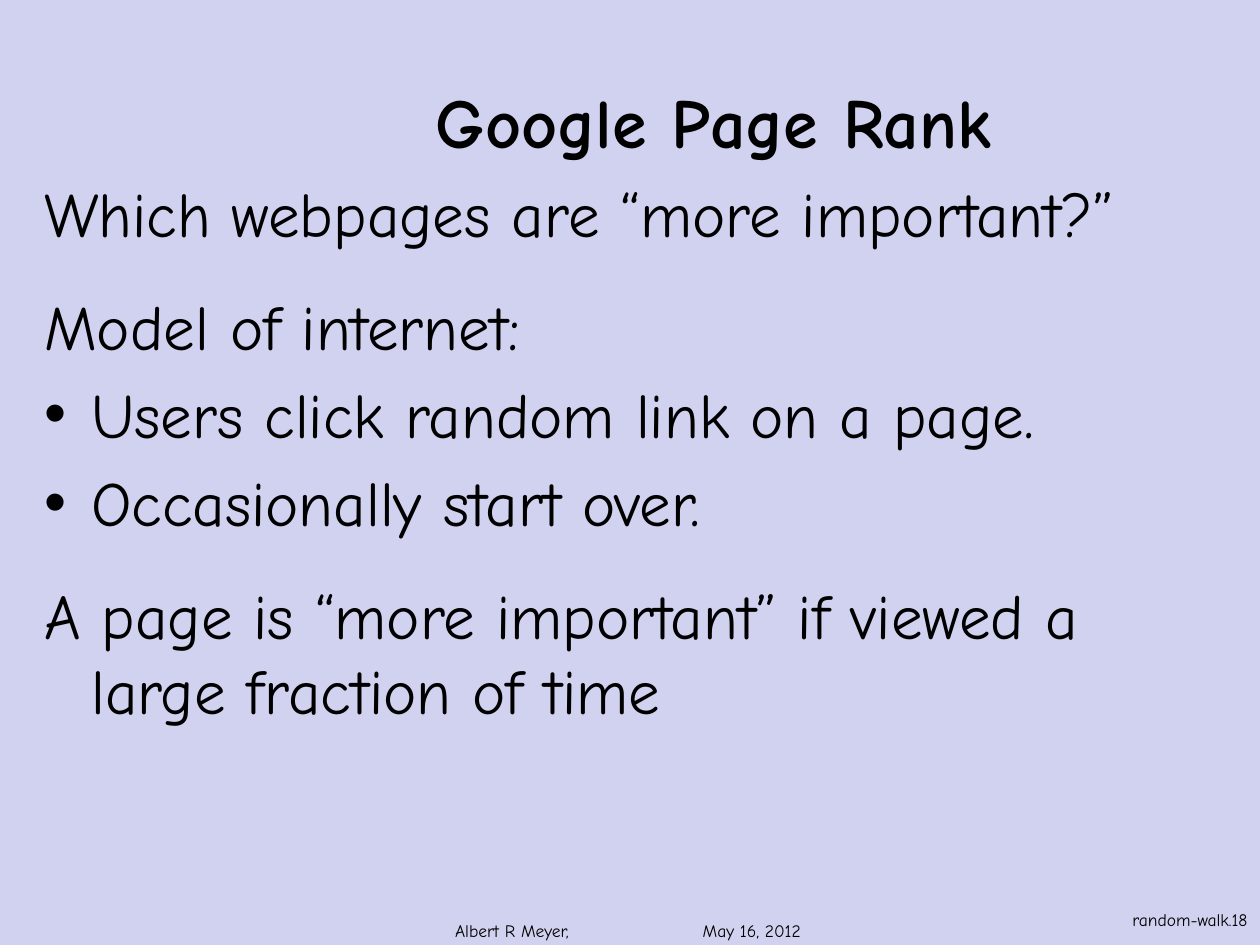
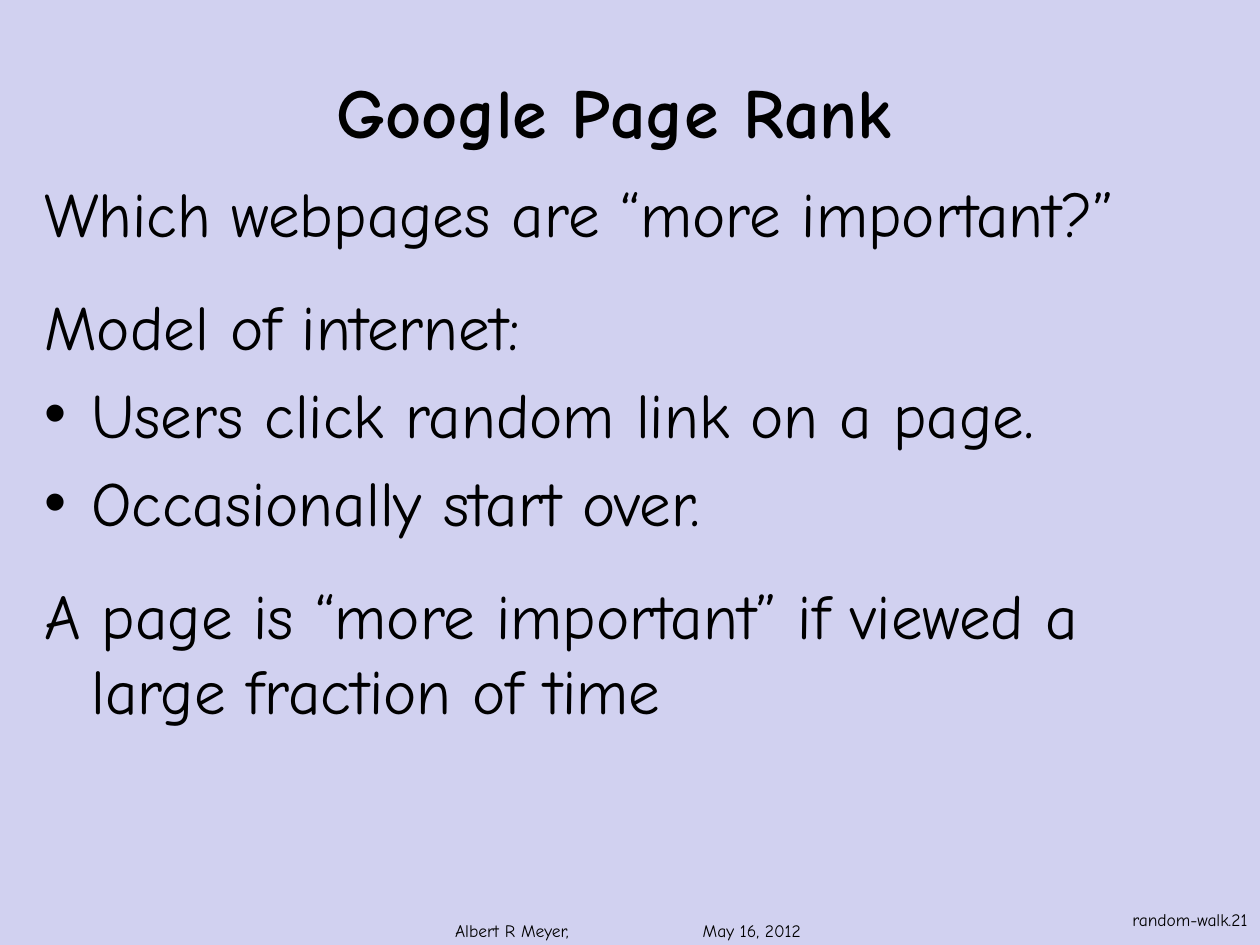
Before and after one commit to armeyer/mcs_web, a slide deck: slide 21 of fall13/slidesF13/random-walks.pptx (slide 18 before the commit). Drawn at 1260x945 pixels with LibreOffice and Linux fonts; fonts in the diff are those of the drawing; background and template pictures are left out. Boxes give left, top, right and bottom in pixels: in the first picture for what was removed or moved away, otherwise in the second. Text is boxed around its words. In the diff, an @@ line names an element or a change of style, - is before the commit and + after.

Commit message:
revising random-walks.pptx

```diff
--- a/fall13/slidesF13/random-walks.pptx
+++ b/fall13/slidesF13/random-walks.pptx
@@ title "Google Page Rank": place and size @@
-title "Google Page Rank" at [436,100,991,160]
+title "Google Page Rank" at [336,90,891,150]
@@ page number at [1132,914,1247,926]: text changed @@
-random-walk.18
+random-walk.21
```
Also in this commit, not shown: 10 other slides changed, 3 slides added.
